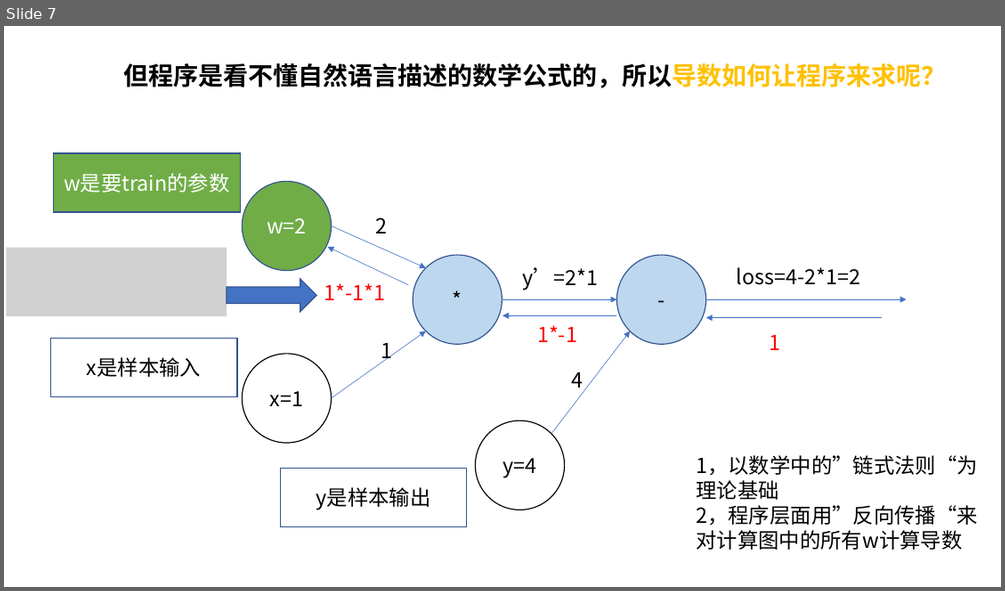
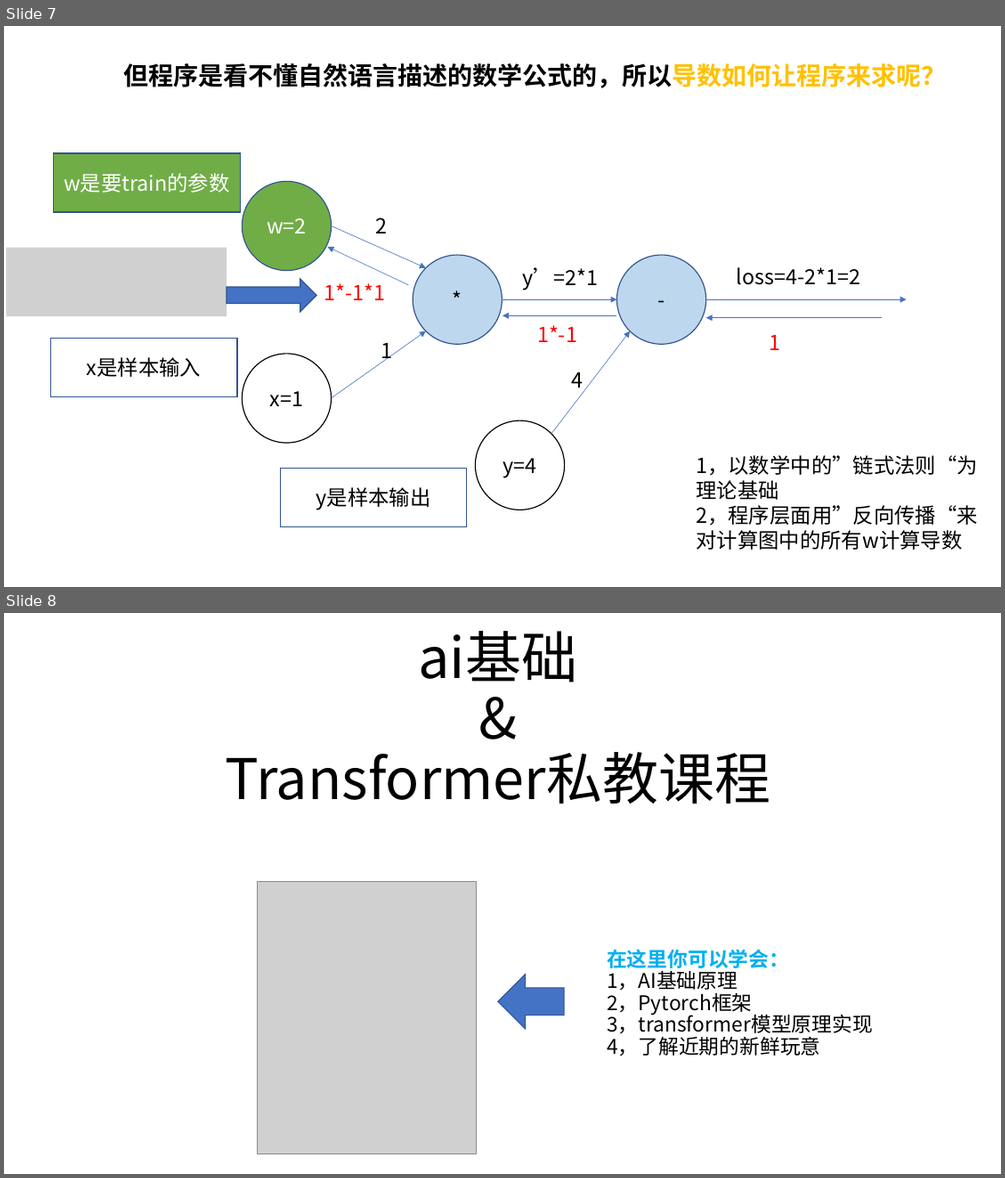
Before and after one commit to owenliang/pytorch-transformer, a slide deck: ref/AI是如何学习的.pptx. Shown one above the other, each under a label of ours: slide 7 before the commit, slides 7 and 8 after it. The pictures are 1005x591 and 1005x1178 pixels, drawn with LibreOffice and Linux fonts; fonts in the diff are those of the drawing; grey boxes stand for pictures. Boxes give left, top, right and bottom in pixels: in the first picture for what was removed or moved away, otherwise in the second. Text is boxed around its words. In the diff, an @@ line names an element or a change of style, - is before the commit and + after.

```diff
--- a/ref/AI是如何学习的.pptx
+++ b/ref/AI是如何学习的.pptx
@@ slide 8 added at (x1=4, y1=613, x2=1001, y2=1174), background #FFFFFF @@
@@ title added at (x1=226, y1=631, x2=771, y2=803), 54 pt, text #000000 @@
+ai基础
+&
+Transformer私教课程
@@ picture added at (x1=258, y1=882, x2=477, y2=1153) @@
@@ text added at (x1=607, y1=949, x2=873, y2=1056), 19.5 pt, text #000000 @@
+在这里你可以学会：
+1，AI基础原理
+2，Pytorch框架
+3，transformer模型原理实现
+4，了解近期的新鲜玩意
@@ right arrow added at (x1=498, y1=974, x2=564, y2=1029), fill #4472C4, outline #325491 1 pt @@
```
Also in this commit, not shown: 1 slide changed, 1 slide removed, 1 other file.
